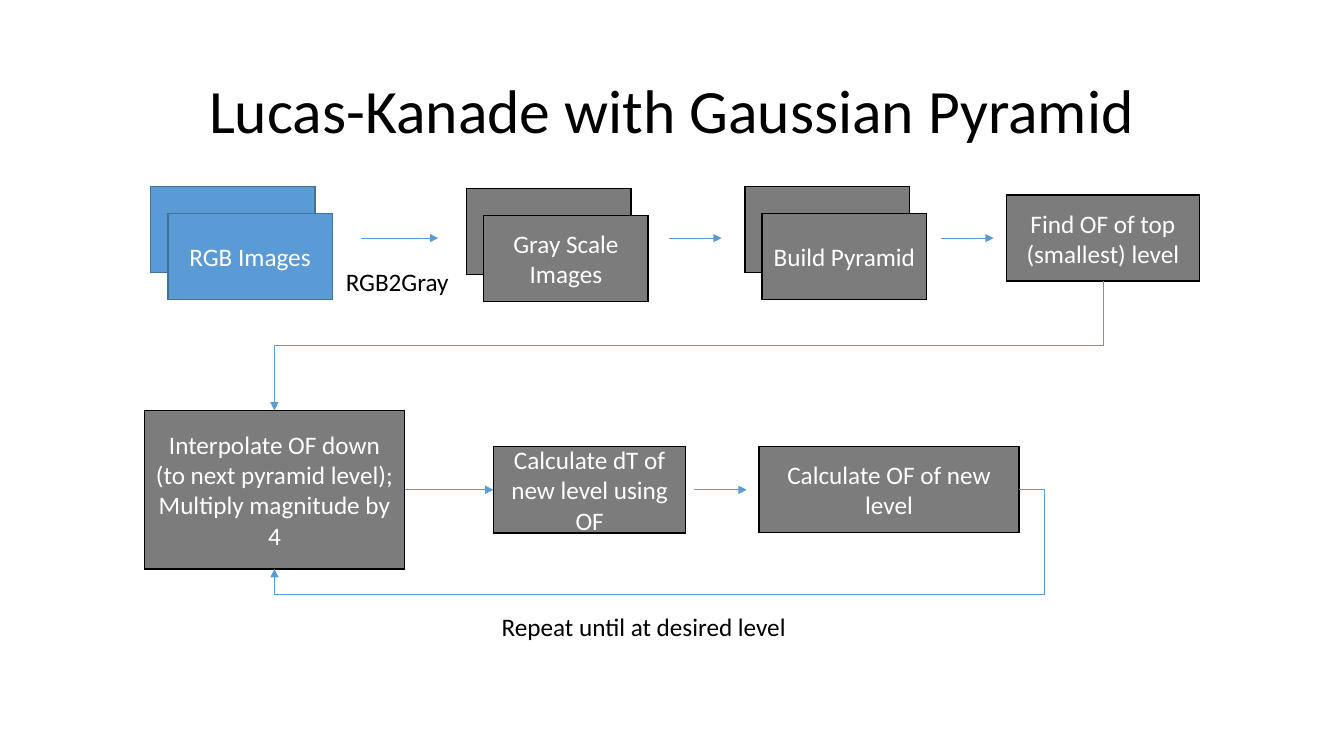
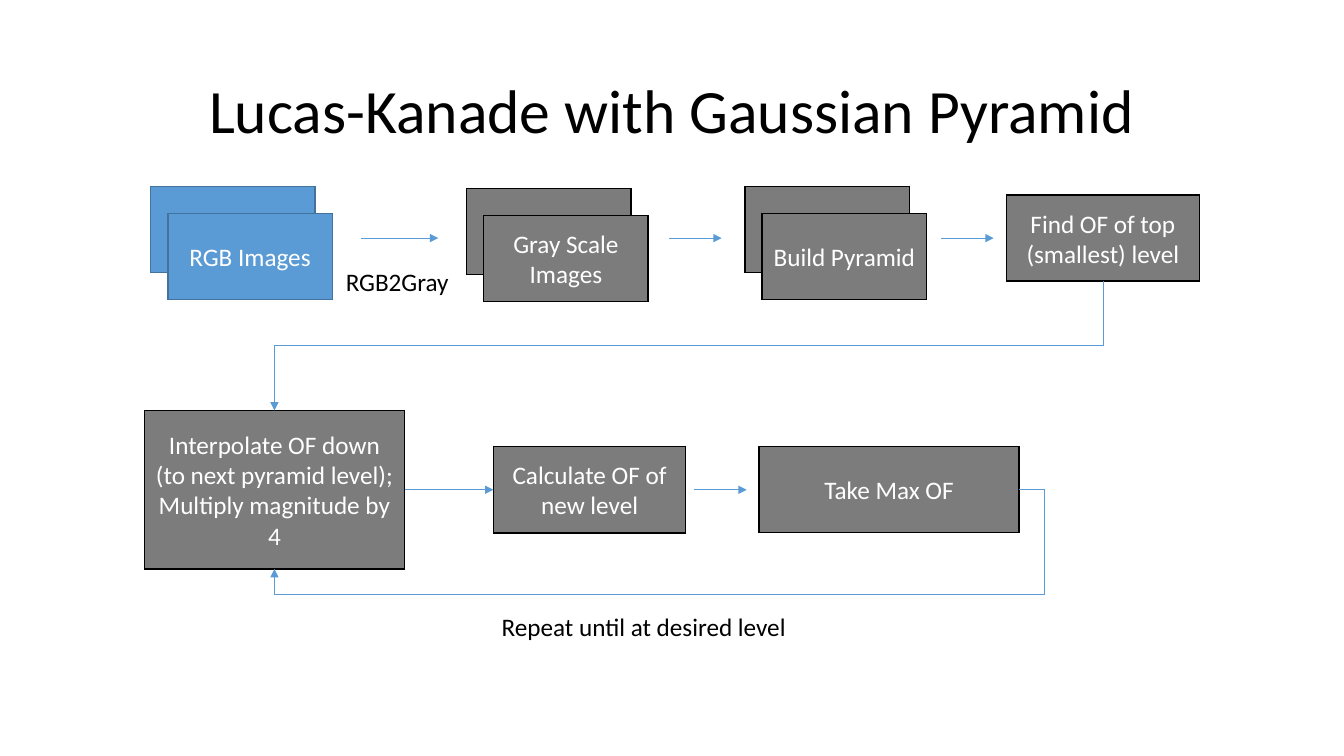
Before and after one commit to drewtu2/eece5639, a slide deck: slide 4 of project3/resources/FlowCharts.pptx. Drawn at 1344x756 pixels with LibreOffice and Linux fonts; fonts in the diff are those of the drawing. Boxes give left, top, right and bottom in pixels: in the first picture for what was removed or moved away, otherwise in the second. Text is boxed around its words. In the diff, an @@ line names an element or a change of style, - is before the commit and + after.

```diff
--- a/project3/resources/FlowCharts.pptx
+++ b/project3/resources/FlowCharts.pptx
@@ text in rectangle at bbox=[513, 466, 667, 514]: text changed @@
-Calculate dT of new level using OF
+Calculate OF of new level
@@ text in rectangle at bbox=[824, 481, 953, 499]: text changed @@
-Calculate OF of new level
+Take Max OF
```
Also in this commit, not shown: 1 other slide changed, 5 other files.
